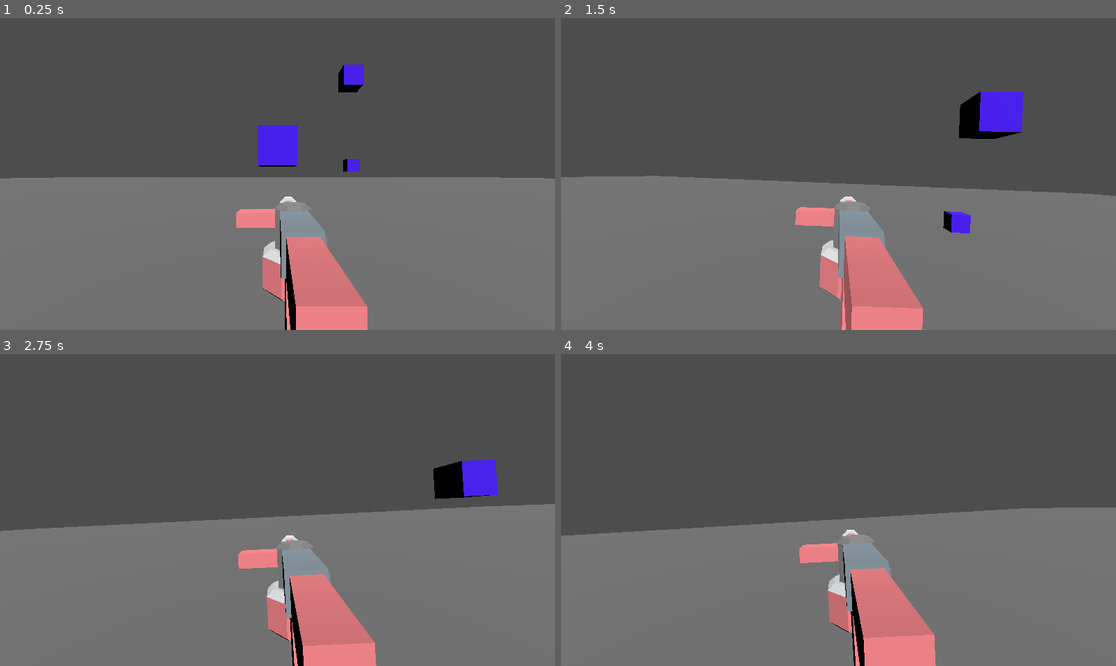
Above: before the commit, frames 1-4 (two rows, left to right).
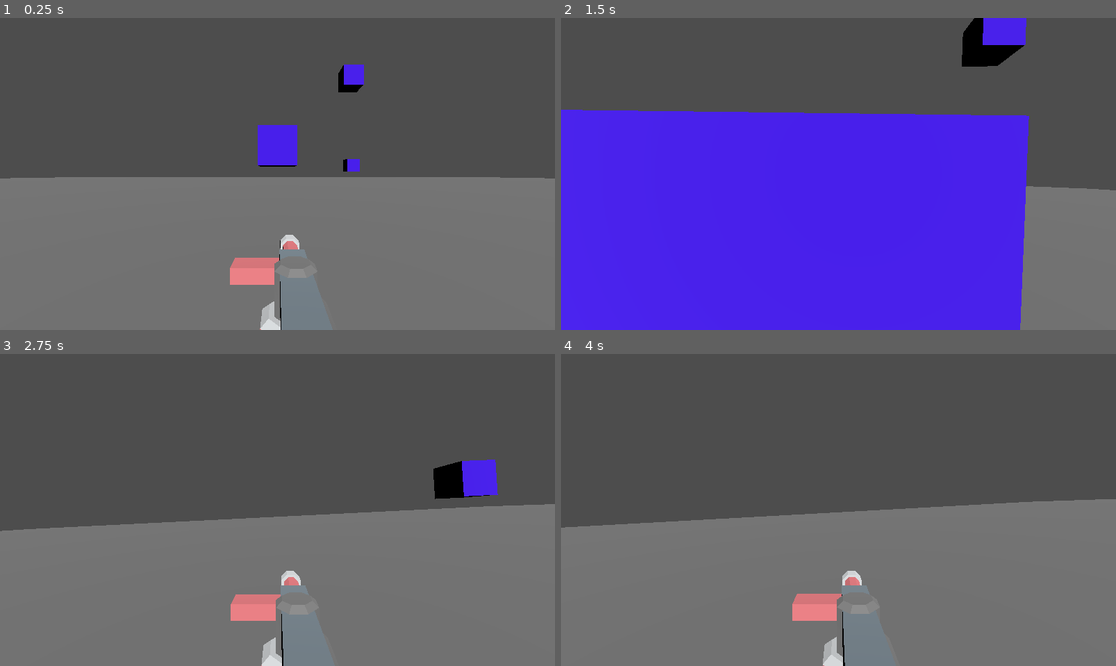
Above: after the commit, the same moments.

Repository: Nabiz/KrakJam2025
Game: Godot game, scene res://Scenes/Levels/MainTestScene.tscn
Two runs of this game, one before a commit and one after it. Both use one fixed random seed, a clock stepped at 60 frames per second and the inputs below.
Inputs (mouse positions are in pixels of both pictures, inside the frame that each line leads up to):
- Up to frame 1 (0.25 s): no input
- Up to frame 2 (1.5 s): tap Enter at 0.5 s; move the mouse to (866, 174) at 0.52 s; hold W (Forward) from 0.53 s (still down); tap Space (Jump) at 0.77 s; move the mouse to (810, 174) at 1.27 s
- Up to frame 3 (2.75 s): keep holding W (Forward); tap Space (Jump) at 1.52 s; move the mouse to (288, 503) at 2.02 s
- Up to frame 4 (4 s): keep holding W (Forward); move the mouse to (832, 516) at 2.77 s; tap Space (Jump) at 3.02, 3.77 s; move the mouse to (877, 513) at 3.52 s

The runs differ from the first frame. In frame 1, 5.8% of the frame differs, in the area x 41-67%, y 57-100%; in frame 2, 60%, in the area x 0-100%, y 0-100%; in frame 3, 5.9%; in frame 4, 8.5%.

Commit message:
Add weapon rotation with camera

Diff:
--- a/Scenes/Player/Player.gd
+++ b/Scenes/Player/Player.gd
@@ -2,9 +2,10 @@
 
 @export_subgroup("Movement")
 @export var SPEED = 5
-@export var JUMP_VELOCITY = 8
+@export var JUMP_VELOCITY = 5
 
 @onready var camera = $Camera3D;
+@onready var weapon = $Weapon;
 
 var mouse_sensitivity = 700
 var gamepad_sensitivity := 0.075
@@ -34,6 +35,9 @@
 	# Rotation
 	camera.rotation.z = lerp_angle(camera.rotation.z, -input_mouse.x * 25 * delta, delta * 5)
 	camera.rotation.x = lerp_angle(camera.rotation.x, rotation_target.x, delta * 25)
+	weapon.rotation.z = camera.rotation.z;
+	weapon.rotation.x = camera.rotation.x;
+
 	rotation.y = lerp_angle(rotation.y, rotation_target.y, delta * 25)
 
 
--- a/Scenes/Player/Player.tscn
+++ b/Scenes/Player/Player.tscn
@@ -239,20 +239,23 @@
 [node name="Camera3D" type="Camera3D" parent="."]
 transform = Transform3D(1, 0, 0, 0, 1, 0, 0, 0, 1, 0, 0.559839, 0)
 
-[node name="flamethrower_long2" type="Node3D" parent="."]
-transform = Transform3D(-2, 0, -3.01992e-07, 0, 2, 0, 3.01992e-07, 0, -2, 0, 0, -0.871731)
-
-[node name="tmpParent" type="Node3D" parent="flamethrower_long2"]
-
-[node name="flamethrower_long" type="Node3D" parent="flamethrower_long2/tmpParent"]
+[node name="Weapon" type="Node3D" parent="."]
+transform = Transform3D(1, 0, 0, 0, 1, 0, 0, 0, 1, 0, 0.44553, 0)
+
+[node name="flamethrower_long2" type="Node3D" parent="Weapon"]
+transform = Transform3D(-2, 0, -3.01992e-07, 0, 2, 0, 3.01992e-07, 0, -2, 0, -0.671684, -0.729092)
+
+[node name="tmpParent" type="Node3D" parent="Weapon/flamethrower_long2"]
+
+[node name="flamethrower_long" type="Node3D" parent="Weapon/flamethrower_long2/tmpParent"]
 transform = Transform3D(0.3828, 0, 0, 0, 0.3828, 0, 0, 0, 0.3828, 0, 0, 0)
 
-[node name="Group" type="MeshInstance3D" parent="flamethrower_long2/tmpParent/flamethrower_long"]
+[node name="Group" type="MeshInstance3D" parent="Weapon/flamethrower_long2/tmpParent/flamethrower_long"]
 transform = Transform3D(1, 0, 0, 0, 1, 0, 0, 0, 1, -0.286604, -0.08, 0.359791)
 mesh = SubResource("ArrayMesh_yvu6y")
 skeleton = NodePath("")
 
-[node name="Group2" type="MeshInstance3D" parent="flamethrower_long2/tmpParent/flamethrower_long"]
+[node name="Group2" type="MeshInstance3D" parent="Weapon/flamethrower_long2/tmpParent/flamethrower_long"]
 transform = Transform3D(1, 0, 0, 0, 1, 0, 0, 0, 1, -0.221279, 5.18874e-15, 0.7489)
 mesh = SubResource("ArrayMesh_prom4")
 skeleton = NodePath("")
